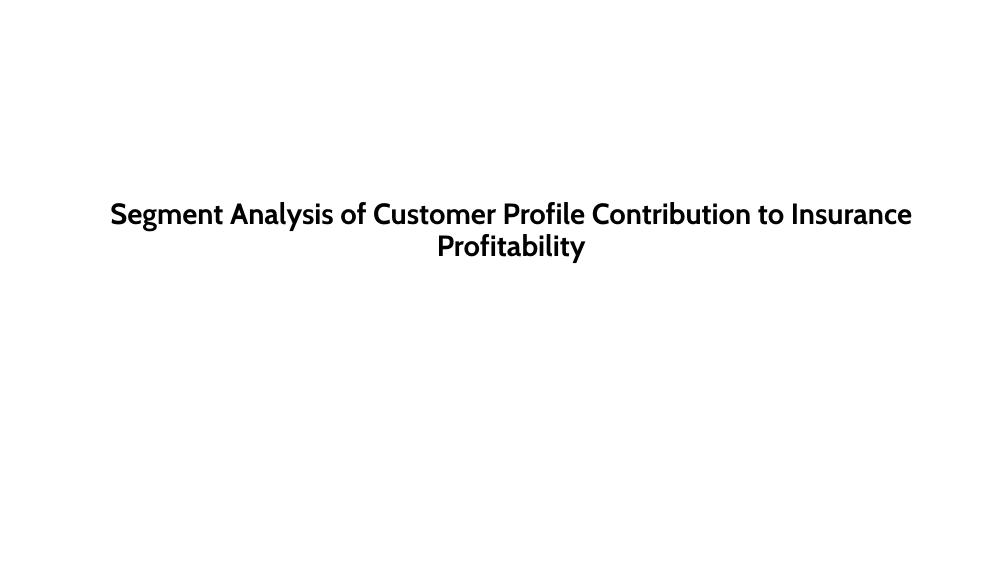
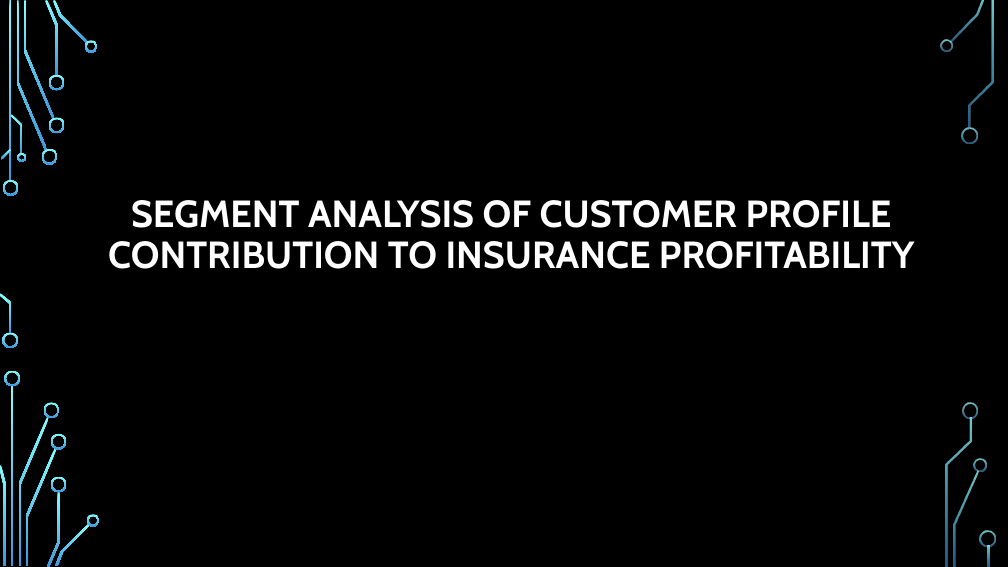
Before and after one commit to Bertie1990/Integrated-Project, a slide deck: slide 2 of problem statement and landscape/EDSA INTEGRATED PROJECT.pptx. Drawn at 1008x567 pixels with LibreOffice and Linux fonts; fonts in the diff are those of the drawing; background and template pictures are left out. Boxes give left, top, right and bottom in pixels: in the first picture for what was removed or moved away, otherwise in the second. Text is boxed around its words. In the diff, an @@ line names an element or a change of style, - is before the commit and + after.

```diff
--- a/problem statement and landscape/EDSA INTEGRATED PROJECT.pptx
+++ b/problem statement and landscape/EDSA INTEGRATED PROJECT.pptx
@@ background #FFFFFF to picture (left out) @@
@@ title at box(108, 200, 914, 269): text changed; size 27.9 to 36 pt; text colour #000000 to #FFFFFF @@
-Segment Analysis of Customer Profile Contribution to Insurance Profitability
+SEGMENT ANALYSIS OF CUSTOMER PROFILE CONTRIBUTION TO INSURANCE PROFITABILITY
@@ group added at box(0, 0, 996, 567): 33 freeform shapes, 3 rectangles @@
```
Also in this commit, not shown: 3 other slides changed, 2 other files.
